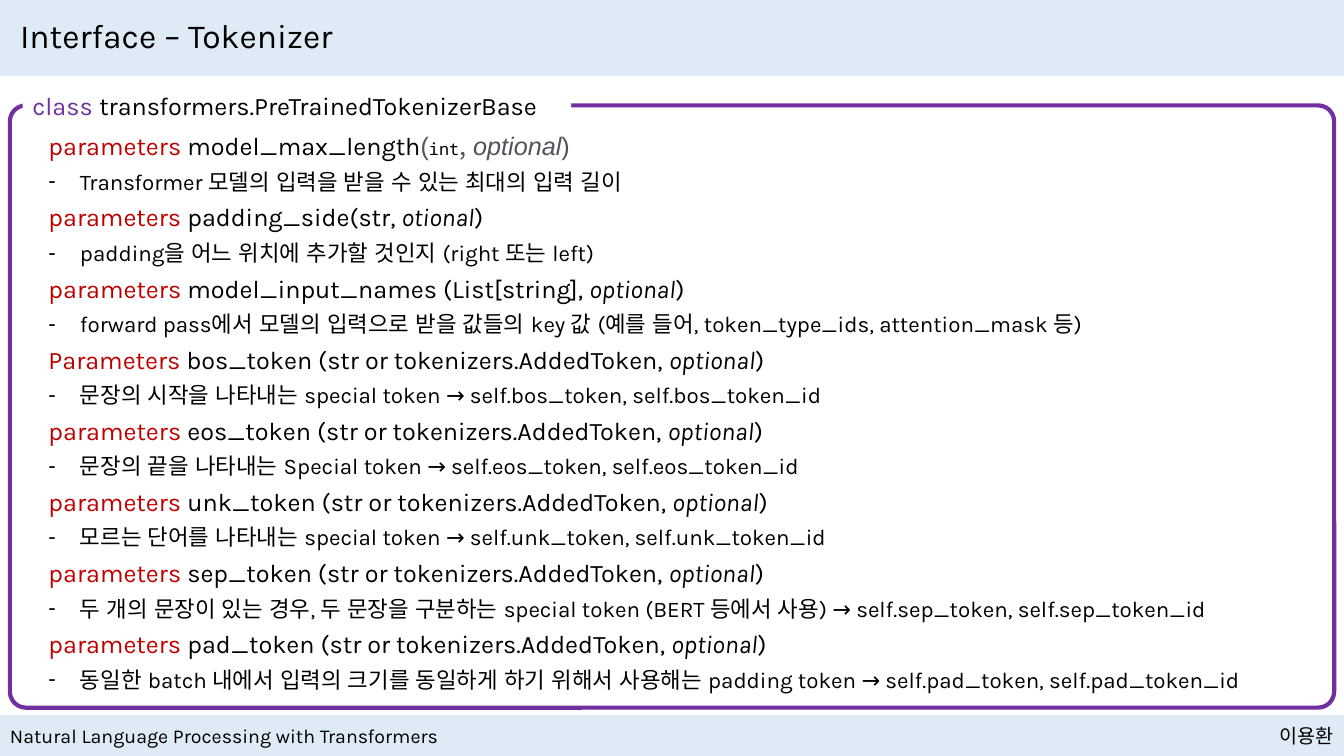
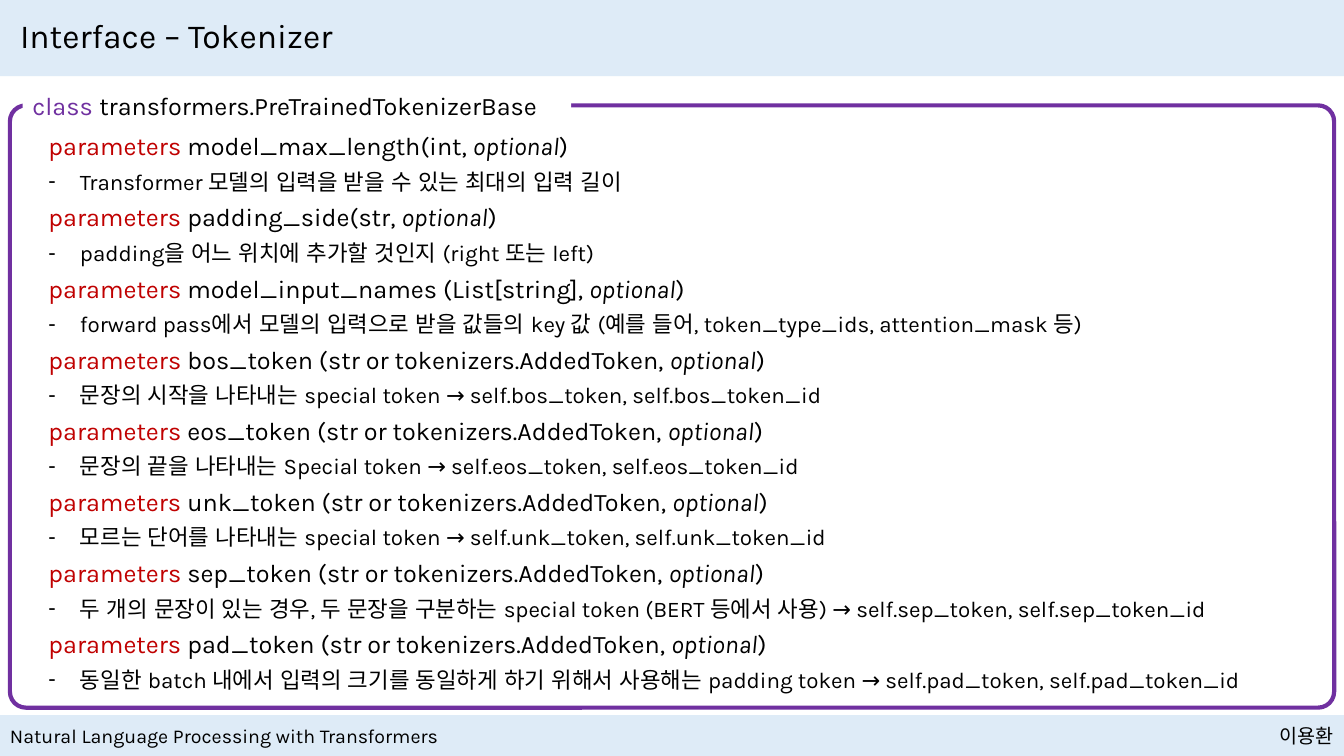
Before and after one commit to NewPlus/SeminarforNLP, a slide deck: slide 75 of Seminar/Book_Natural Language Processing with Transformers/Presentation files/Transformer Anatomy with Hugging Face.pptx (slide 73 before the commit). Drawn at 1344x756 pixels with LibreOffice and Linux fonts; fonts in the diff are those of the drawing. Boxes give left, top, right and bottom in pixels: in the first picture for what was removed or moved away, otherwise in the second. Text is boxed around its words. In the diff, an @@ line names an element or a change of style, - is before the commit and + after.

```diff
--- a/Seminar/Book_Natural Language Processing with Transformers/Presentation files/Transformer Anatomy with Hugging Face.pptx
+++ b/Seminar/Book_Natural Language Processing with Transformers/Presentation files/Transformer Anatomy with Hugging Face.pptx
@@ text "parameters model_max_length(int, optional)" at (48,137,568,162): size 12 to 18 pt, font Noto Sans Mono to Karla, font Noto Sans CJK KR to Karla in "model_max_length(int,"; font Arial to Karla, text colour #52525B to #000000 in "model_max_length(int, optional)" @@
@@ text at (48,208,497,232): text changed @@
-parameters padding_side(str, otional)
+parameters padding_side(str, optional)
@@ text at (48,351,765,375): text changed @@
-Parameters bos_token (str or tokenizers.AddedToken, optional)
+parameters bos_token (str or tokenizers.AddedToken, optional)
```
Also in this commit, not shown: 17 other slides changed, 2 slides added, 8 other files.
